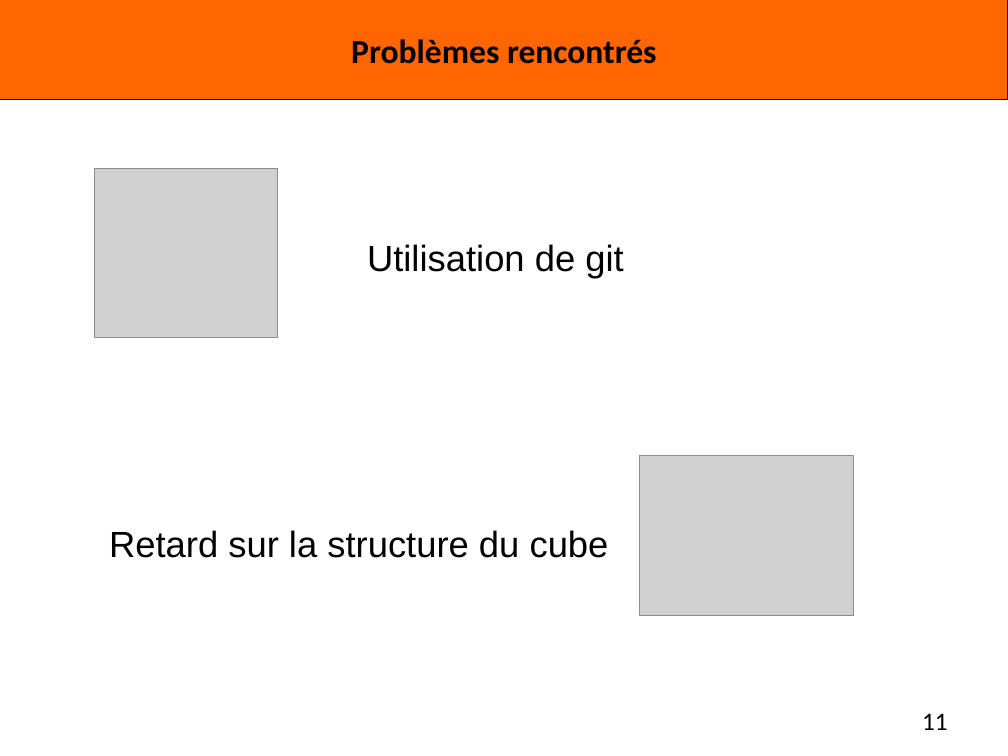
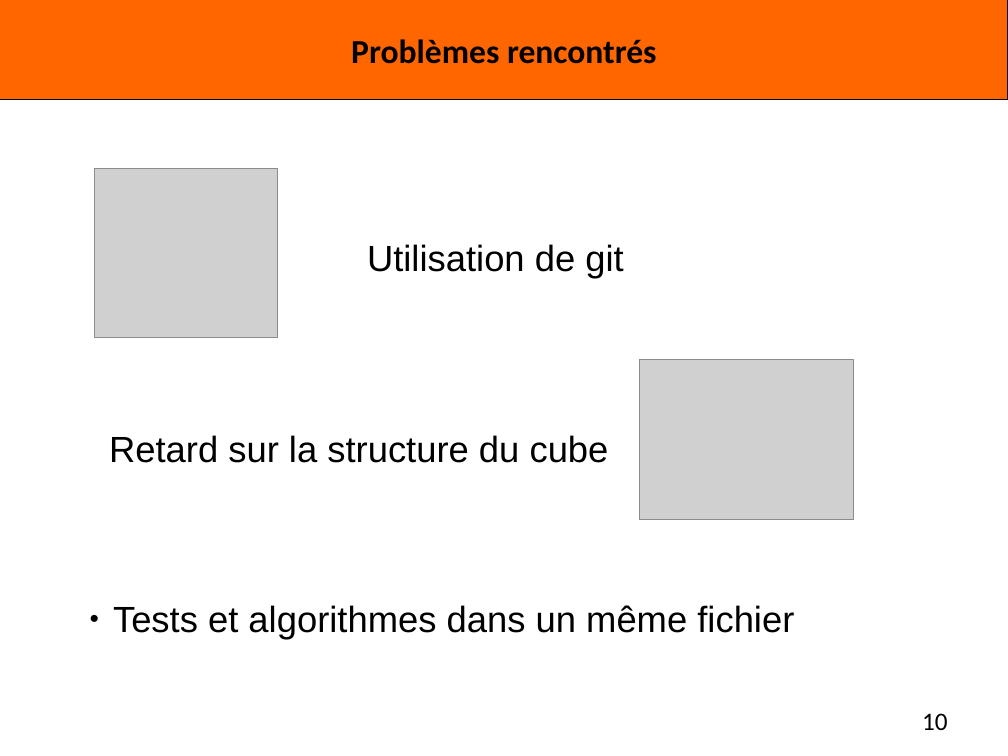
Before and after one commit to Miaxos/Polux, a slide deck: slide 10 of diapo_Presentation_poqb_soutenance_vendredi_15_janvier_2016.odp (slide 11 before the commit). Drawn at 1008x756 pixels with LibreOffice and Linux fonts; fonts in the diff are those of the drawing; grey boxes stand for pictures; background and template pictures are left out. Boxes give left, top, right and bottom in pixels: in the first picture for what was removed or moved away, otherwise in the second. Text is boxed around its words. In the diff, an @@ line names an element or a change of style, - is before the commit and + after.

```diff
--- a/diapo_Presentation_poqb_soutenance_vendredi_15_janvier_2016.odp
+++ b/diapo_Presentation_poqb_soutenance_vendredi_15_janvier_2016.odp
@@ picture: place and size @@
-picture at [639,456,853,616]
+picture at [639,360,853,520]
@@ text "Retard sur la structure du ...": place and size @@
-text "Retard sur la structure du ..." at [109,530,609,558]
+text "Retard sur la structure du ..." at [109,435,609,463]
@@ text added at [113,605,794,640], 26 pt, text #000000 @@
+● Tests et algorithmes dans un même fichier
@@ page number at [922,713,948,730]: text changed @@
-11
+10
```
Also in this commit, not shown: 3 other slides changed, 2 slides added, 4 slides removed.
